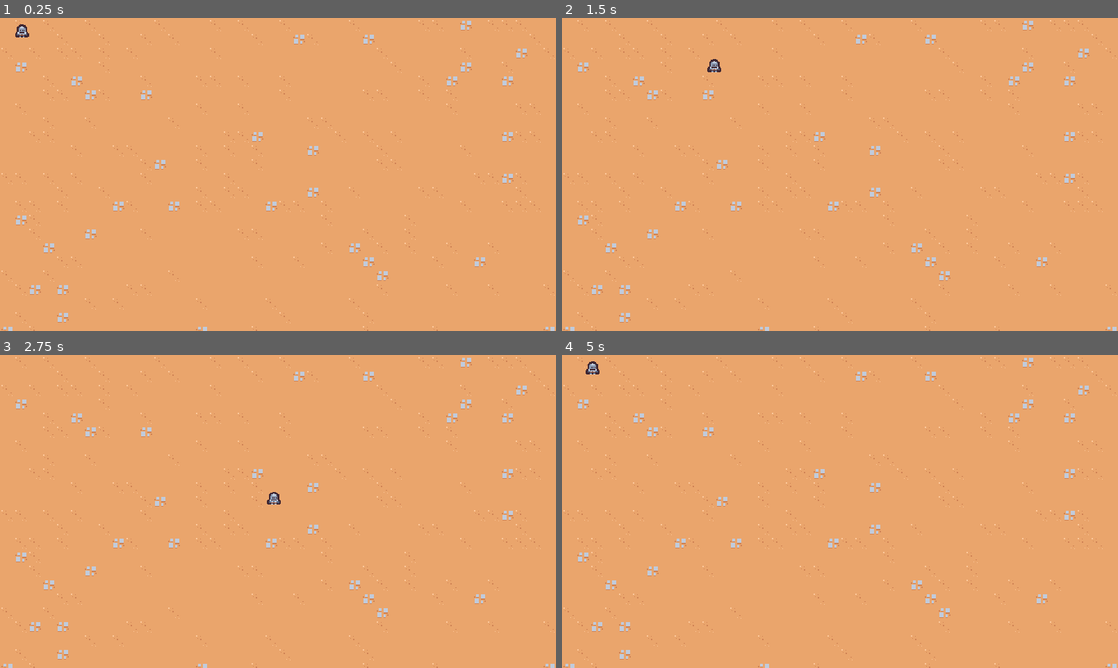
Above: before the commit, frames 1-4 (two rows, left to right).
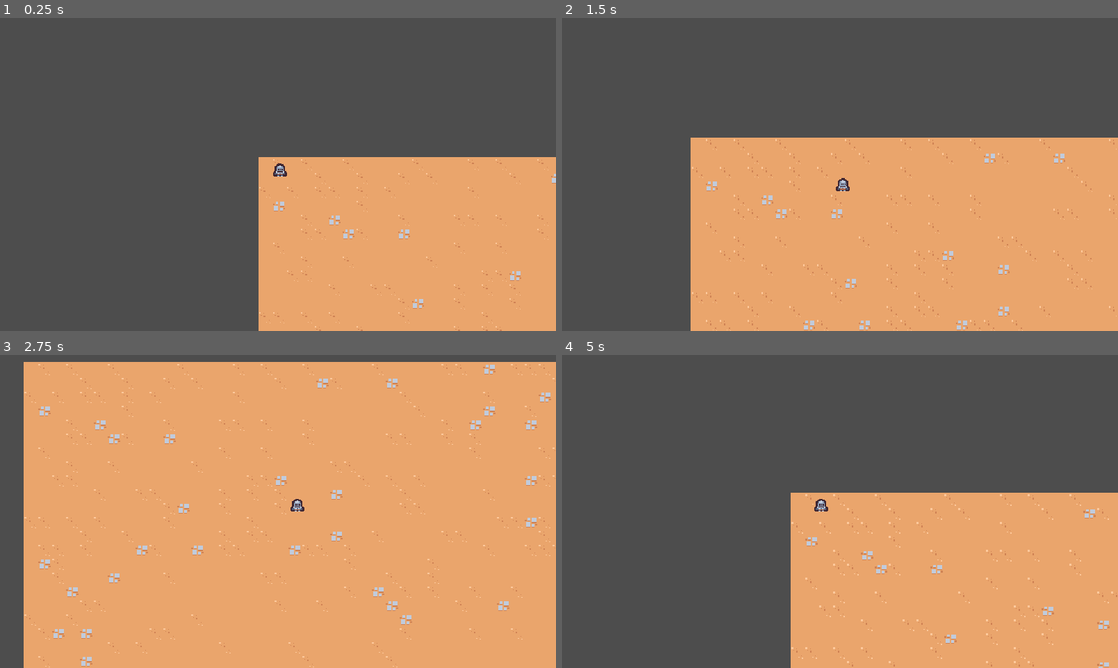
Above: after the commit, the same moments.

Repository: vinzmyko/suvivorslike-mvp
Game: Godot game, scene res://scenes/main/main.tscn
The game is run twice, just before and just after one commit, with the same random seed, the same clock (stepped at 60 frames per second) and the same inputs.
Inputs:
- Up to frame 1 (0.25 s): no input
- Up to frame 2 (1.5 s): hold Right (move_right) 0.53-1.28 s; hold Down (move_down) from 1.28 s (still down)
- Up to frame 3 (2.75 s): release Down (move_down) at 2.03 s; hold Right (move_right) from 2.03 s (still down)
- Up to frame 4 (5 s): release Right (move_right) at 2.78 s; hold Up (move_up) 2.78-3.53 s; hold Left (move_left) from 3.53 s (still down)

The runs differ from the first frame. In frame 1, 71% of the frame differs, in the area x 0-100%, y 0-100%; in frame 2, 54%; in frame 3, 10%; in frame 4, 68%.

Commit message:
v1.3 feat: implement camera that follows player
Added smooth camera following via lerping

Diff:
--- /dev/null
+++ b/scenes/game_camera/game_camera.gd
@@ -0,0 +1,18 @@
+extends Camera2D
+
+var target_position: Vector2 = Vector2.ZERO
+
+@onready
+var player: Node2D = get_tree().get_first_node_in_group("player")
+
+
+func _ready() -> void:
+	make_current()
+
+
+func _process(delta: float) -> void:
+	aquire_target()
+	global_position = global_position.lerp(target_position, 1.0 - exp(-delta * 10))
+
+func aquire_target() -> void:
+	target_position = player.global_position
--- /dev/null
+++ b/scenes/game_camera/game_camera.tscn
@@ -0,0 +1,6 @@
+[gd_scene load_steps=2 format=3 uid="uid://dvml60jojqm6s"]
+
+[ext_resource type="Script" path="res://scenes/game_camera/game_camera.gd" id="1_xkjr5"]
+
+[node name="GameCamera" type="Camera2D"]
+script = ExtResource("1_xkjr5")
--- a/scenes/main/main.tscn
+++ b/scenes/main/main.tscn
@@ -1,9 +1,12 @@
-[gd_scene load_steps=3 format=3 uid="uid://c5obs0t4ktgjf"]
+[gd_scene load_steps=4 format=3 uid="uid://c5obs0t4ktgjf"]
 
 [ext_resource type="PackedScene" uid="uid://bpcd0h2fwvh6w" path="res://scenes/player/player.tscn" id="1_csdac"]
 [ext_resource type="TileSet" uid="uid://6ei4kdb4l2a1" path="res://resources/tileset.tres" id="1_g01tp"]
+[ext_resource type="PackedScene" uid="uid://dvml60jojqm6s" path="res://scenes/game_camera/game_camera.tscn" id="3_0k3k5"]
 
 [node name="Main" type="Node"]
+
+[node name="GameCamera" parent="." instance=ExtResource("3_0k3k5")]
 
 [node name="TileMap" type="TileMap" parent="."]
 tile_set = ExtResource("1_g01tp")
--- a/scenes/player/player.tscn
+++ b/scenes/player/player.tscn
@@ -6,7 +6,7 @@
 [sub_resource type="CircleShape2D" id="CircleShape2D_71bye"]
 radius = 5.0
 
-[node name="Player" type="CharacterBody2D"]
+[node name="Player" type="CharacterBody2D" groups=["player"]]
 script = ExtResource("1_cmfem")
 
 [node name="Sprite2D" type="Sprite2D" parent="."]
